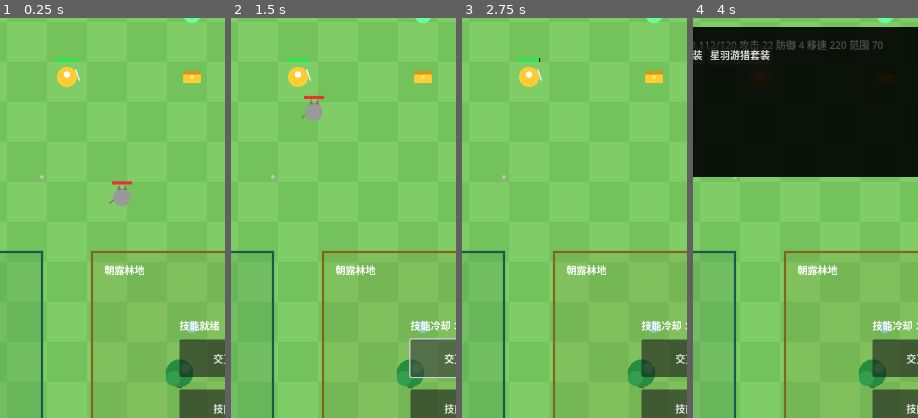
Above: before the commit, frames 1-4 (left to right).
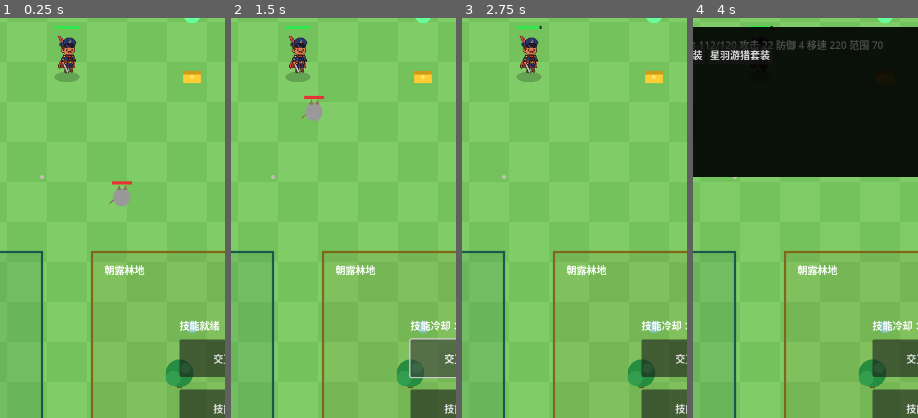
Above: after the commit, the same moments.

Repository: oneyi53/game
Game: Godot game, scene res://scenes/main.tscn
Two runs of this game, one before a commit and one after it. Both use one fixed random seed, a clock stepped at 60 frames per second and the inputs below.
Inputs:
- Up to frame 1 (0.25 s): no input
- Up to frame 2 (1.5 s): click "技能" at 0.5 s; click "交互" at 1.25 s
- Up to frame 3 (2.75 s): click "保存" at 2 s
- Up to frame 4 (4 s): click "英雄" at 2.75 s; click "装备" at 3.5 s
The pictures show only the part of the screen within x 35-85%, y 40-90%; the shares and areas given below are measured in that part.

The runs differ from the first frame. In frame 1, 1.0% of the frame differs, in the area x 24-36%, y 2-18%; in frame 2, 1.0%; in frame 3, 1.0%; in frame 4, less than 0.1%.

Commit message:
feat: render original character and monster sprites

Diff:
--- a/scripts/character/hero.gd
+++ b/scripts/character/hero.gd
@@ -242,41 +242,28 @@
                 enemy.take_damage(attack * 2)
     return true
 
+const HERO_TEXTURES := {
+    "captain": preload("res://assets/art-v1/sprites/heroes/captain.png"),
+    "archer": preload("res://assets/art-v1/sprites/heroes/archer.png"),
+    "guardian": preload("res://assets/art-v1/sprites/heroes/guardian.png"),
+    "mage": preload("res://assets/art-v1/sprites/heroes/mage.png"),
+    "healer": preload("res://assets/art-v1/sprites/heroes/healer.png"),
+    "assassin": preload("res://assets/art-v1/sprites/heroes/assassin.png")
+}
+
 func _draw() -> void:
     if dead:
         return
-    # Visual only: body circle radius, hp bar and all gameplay values
-    # are unchanged. Per-hero details are small _draw() marks inside
-    # or beside the same 16 px body, following the Q-style bright
-    # palette (grass green / sky blue / warm yellow / coral orange).
-    draw_circle(Vector2.ZERO, 16.0, hero_color)
-    draw_circle(Vector2(0.0, -4.0), 5.0, Color.WHITE)
-    match hero_id:
-        "captain":
-            # Captain belt: warm-yellow band + sword line at the side.
-            draw_rect(Rect2(-13.0, 2.0, 26.0, 4.0), Color(1.0, 0.8, 0.2))
-            draw_line(Vector2(14.0, -12.0), Vector2(20.0, 6.0), Color(0.95, 0.95, 0.95), 2.0)
-        "archer":
-            # Bow arc + arrow, sky-blue trim.
-            draw_arc(Vector2(12.0, 0.0), 10.0, -1.2, 1.2, 12, Color(0.2, 0.8, 1.0), 2.0)
-            draw_line(Vector2(12.0, 0.0), Vector2(22.0, 0.0), Color(0.9, 0.9, 0.9), 1.5)
-        "guardian":
-            # Thick shield in front of the body.
-            draw_rect(Rect2(8.0, -12.0, 8.0, 24.0), Color(0.4, 0.7, 0.4))
-            draw_circle(Vector2(12.0, 0.0), 3.0, Color(1.0, 0.8, 0.2))
-        "mage":
-            # Staff line + star sparkle, soft blue-green glow dot.
-            draw_line(Vector2(-16.0, -10.0), Vector2(-16.0, 12.0), Color(0.55, 0.4, 0.8), 2.0)
-            draw_circle(Vector2(-16.0, -13.0), 3.5, Color(0.6, 0.95, 0.85))
-        "healer":
-            # Water-drop glow + leaf ornaments at the shoulders.
-            draw_circle(Vector2(0.0, -18.0), 4.0, Color(0.65, 0.95, 0.9))
-            draw_circle(Vector2(-13.0, -8.0), 2.5, Color(0.35, 0.8, 0.45))
-            draw_circle(Vector2(13.0, -8.0), 2.5, Color(0.35, 0.8, 0.45))
-        "assassin":
-            # Forward-lean marker: coral-orange dash + belt dot.
-            draw_line(Vector2(10.0, -2.0), Vector2(20.0, -2.0), Color(1.0, 0.45, 0.25), 2.5)
-            draw_circle(Vector2(0.0, 6.0), 2.5, Color(1.0, 0.45, 0.25))
-    draw_rect(Rect2(-18.0, -30.0, 36.0, 6.0), Color.BLACK)
-    var fill: float = 36.0 * float(hp) / float(max_hp) if max_hp > 0 else 0.0
-    draw_rect(Rect2(-18.0, -30.0, fill, 6.0), Color(0.2, 0.9, 0.3))
+    # Original art sprites replace the temporary geometric party tokens.
+    # Combat stats, collision, movement and logical world coordinates stay unchanged.
+    draw_set_transform(Vector2(0.0, 0.0), 0.0, Vector2(1.0, 0.42))
+    draw_circle(Vector2.ZERO, 20.0, Color(0.04, 0.12, 0.05, 0.24))
+    draw_set_transform(Vector2.ZERO)
+    var texture: Texture2D = HERO_TEXTURES.get(hero_id)
+    if texture != null:
+        draw_texture_rect(texture, Rect2(-34.0, -72.0, 68.0, 72.0), false)
+    else:
+        draw_circle(Vector2.ZERO, 16.0, hero_color)
+    draw_rect(Rect2(-20.0, -82.0, 40.0, 5.0), Color(0.04, 0.06, 0.04, 0.9))
+    var fill: float = 40.0 * float(hp) / float(max_hp) if max_hp > 0 else 0.0
+    draw_rect(Rect2(-20.0, -82.0, fill, 5.0), Color(0.2, 0.9, 0.3))
